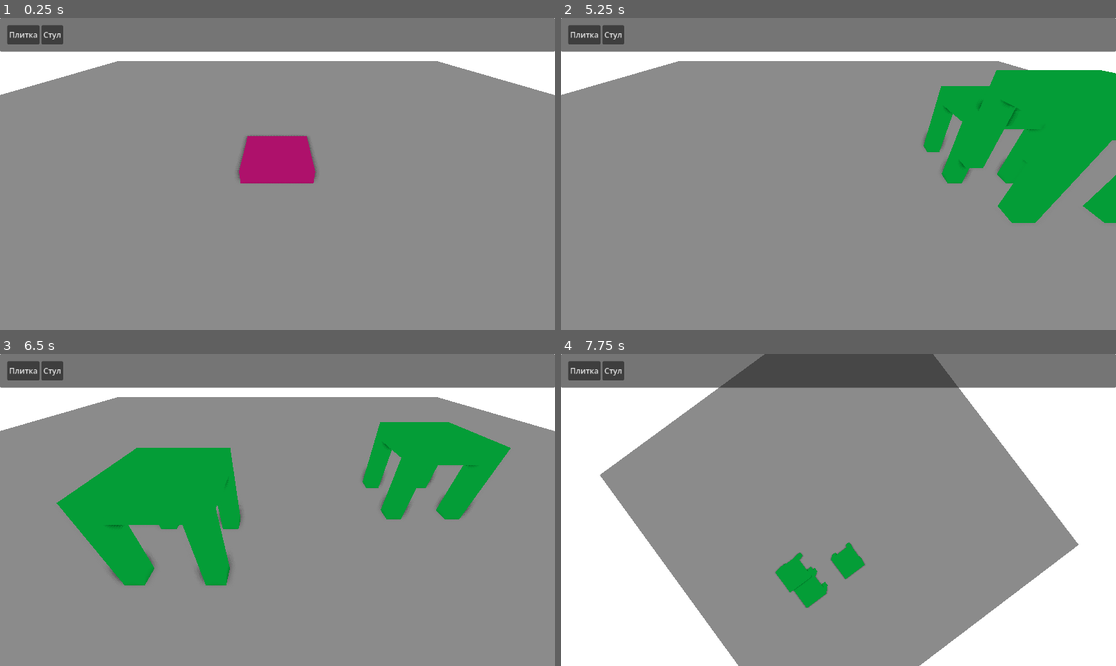
Above: before the commit, frames 1-4 (two rows, left to right).
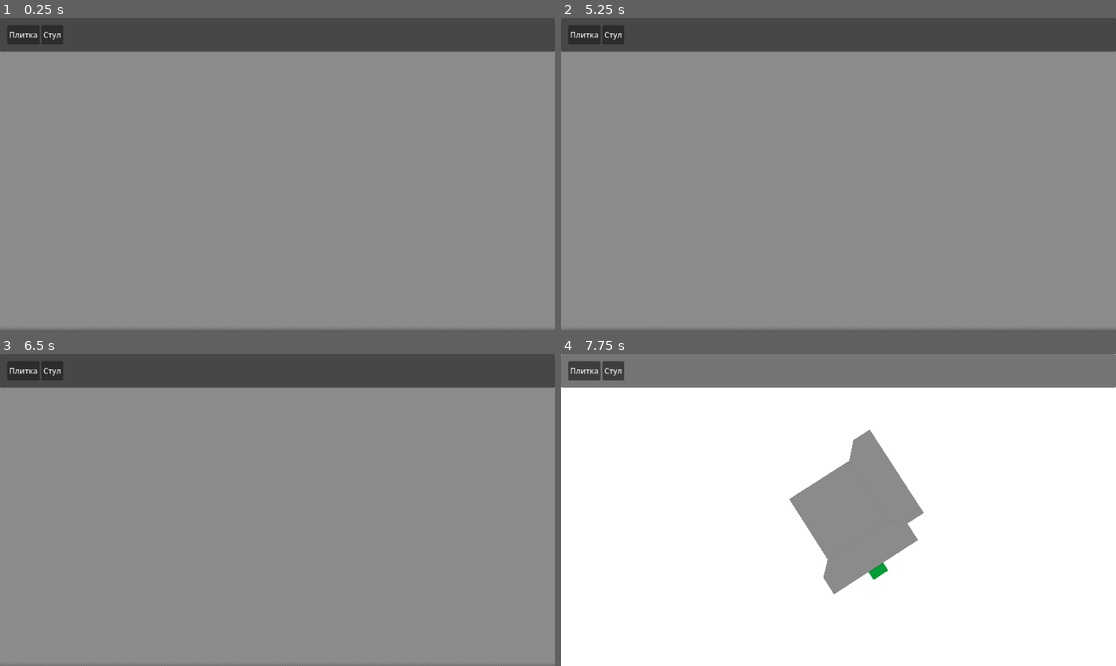
Above: after the commit, the same moments.

Repository: kotofeyy/cozy_lego_game
Game: Godot game, scene res://scenes/main.tscn
Two runs of this game, one before a commit and one after it. Both use one fixed random seed, a clock stepped at 60 frames per second and the inputs below.
Inputs (mouse positions are in pixels of both pictures, inside the frame that each line leads up to):
- Up to frame 1 (0.25 s): no input
- Up to frame 2 (5.25 s): click "Плитка" at 0.5 s; click "Стул" at 1.25 s; click "Плитка" at 2 s; click "Стул" at 2.75 s; click "Плитка" at 3.5 s; click "Стул" at 4.25 s; tap Enter at 5 s; move the mouse to (960, 158) at 5.02 s; press the mouse at (960, 158) at 5.03 s
- Up to frame 3 (6.5 s): tap Space at 5.75 s; move the mouse to (166, 525) at 5.77 s; release the mouse at (166, 525) at 5.78 s; right-click (166, 525) at 5.85 s
- Up to frame 4 (7.75 s): tap Enter at 6.5 s; move the mouse to (894, 441) at 6.52 s; hold Middle mouse button (mouse_middle_action) 6.53-7.28 s; tap Space at 7.25 s; move the mouse to (810, 572) at 7.27 s; click (810, 572) at 7.35 s

The runs differ from the first frame. In frame 1, 18% of the frame differs, in the area x 0-100%, y 0-100%; in frame 2, 26%; in frame 3, 30%; in frame 4, 53%, in the area x 7-94%, y 0-100%.

Commit message:
теперь нормальный снепинг через 0.1

Diff:
--- a/code/installation_of_blocks.gd
+++ b/code/installation_of_blocks.gd
@@ -77,20 +77,17 @@
 
 		collider = result.collider
 
-		# Сдвигаем позицию на половину высоты ВДОЛЬ нормали
-		# Так блок всегда встанет ПОВЕРХ грани, а не внутрь
 		var shape = current_block.get_node("CollisionShape3D").shape
 		var height = shape.size.y
 		final_pos = hit_pos + (hit_normal * height * 0.5)
-		var grid_y = 0.2
+		var grid_y = 0.1
 
-		var surface_y = snapped(hit_pos.y, grid_y)
+
 
 		final_pos.x = snapped(final_pos.x, 1.0)
 		final_pos.z = snapped(final_pos.z, 1.0)
-		final_pos.y = hit_pos.y
-		#final_pos.y = surface_y + height * 0.5
-		#final_pos.y = hit_pos.y + height * 0.5
+		#final_pos.y = hit_pos.y
+		final_pos.y = snapped(hit_pos.y, grid_y)
 
 
 
--- a/code/main.gd
+++ b/code/main.gd
@@ -5,10 +5,10 @@
 
 #region вращение камеры
 var rotation_speed := 0.01
-var distance := 10.0
+var distance := 15.0
 var zoom_speed = 1.0
-var yaw := -0.8
-var pitch := 0.7
+var yaw := -2.3
+var pitch := 0.6
 #endregion
 
 
--- a/scenes/main.tscn
+++ b/scenes/main.tscn
@@ -38,11 +38,11 @@
 [node name="BaseFloor" type="StaticBody3D" parent="." unique_id=311128667]
 
 [node name="CollisionShape3D" type="CollisionShape3D" parent="BaseFloor" unique_id=467028243]
-transform = Transform3D(16, 0, 0, 0, 1, 0, 0, 0, 16, 0, 0, 0)
+transform = Transform3D(5.1, 0, 0, 0, 1, 0, 0, 0, 5.1, 0, 0, 0)
 shape = SubResource("BoxShape3D_sugp2")
 
 [node name="MeshInstance3D" type="MeshInstance3D" parent="BaseFloor" unique_id=1391922154]
-transform = Transform3D(16, 0, 0, 0, 1, 0, 0, 0, 16, 0, 0, 0)
+transform = Transform3D(5.1, 0, 0, 0, 1, 0, 0, 0, 5.1, 0, 0, 0)
 mesh = SubResource("BoxMesh_jyhfs")
 
 [node name="InstallationOfBlocks" parent="." unique_id=377349631 instance=ExtResource("4_jyhfs")]
@@ -78,5 +78,27 @@
 layout_mode = 2
 text = "Стул"
 
+[node name="BaseFloor2" type="StaticBody3D" parent="." unique_id=1358498597]
+transform = Transform3D(1, 0, 0, 0, -4.371139e-08, -1, 0, 1, -4.371139e-08, 0, 2.05, 3.05)
+
+[node name="CollisionShape3D" type="CollisionShape3D" parent="BaseFloor2" unique_id=1000950729]
+transform = Transform3D(5.1, 0, 0, 0, 1, 0, 0, 0, 5.1, 0, 0, 0)
+shape = SubResource("BoxShape3D_sugp2")
+
+[node name="MeshInstance3D" type="MeshInstance3D" parent="BaseFloor2" unique_id=494076348]
+transform = Transform3D(5.1, 0, 0, 0, 1, 0, 0, 0, 5.1, 0, 0, 0)
+mesh = SubResource("BoxMesh_jyhfs")
+
+[node name="BaseFloor3" type="StaticBody3D" parent="." unique_id=1716038835]
+transform = Transform3D(-4.371139e-08, 1, -4.371139e-08, 0, -4.371139e-08, -1, -1, -4.371139e-08, 1.9106855e-15, 3.05, 2.05, 0)
+
+[node name="CollisionShape3D" type="CollisionShape3D" parent="BaseFloor3" unique_id=1486680802]
+transform = Transform3D(5.1, 0, 0, 0, 1, 0, 0, 0, 5.1, 0, 0, 0)
+shape = SubResource("BoxShape3D_sugp2")
+
+[node name="MeshInstance3D" type="MeshInstance3D" parent="BaseFloor3" unique_id=544758824]
+transform = Transform3D(5.1, 0, 0, 0, 1, 0, 0, 0, 5.1, 0, 0, 0)
+mesh = SubResource("BoxMesh_jyhfs")
+
 [connection signal="pressed" from="CanvasLayer/Panel/MarginContainer/HBoxContainer/TilesButton" to="." method="_on_tiles_button_pressed"]
 [connection signal="pressed" from="CanvasLayer/Panel/MarginContainer/HBoxContainer/ChairButton" to="." method="_on_chair_button_pressed"]
